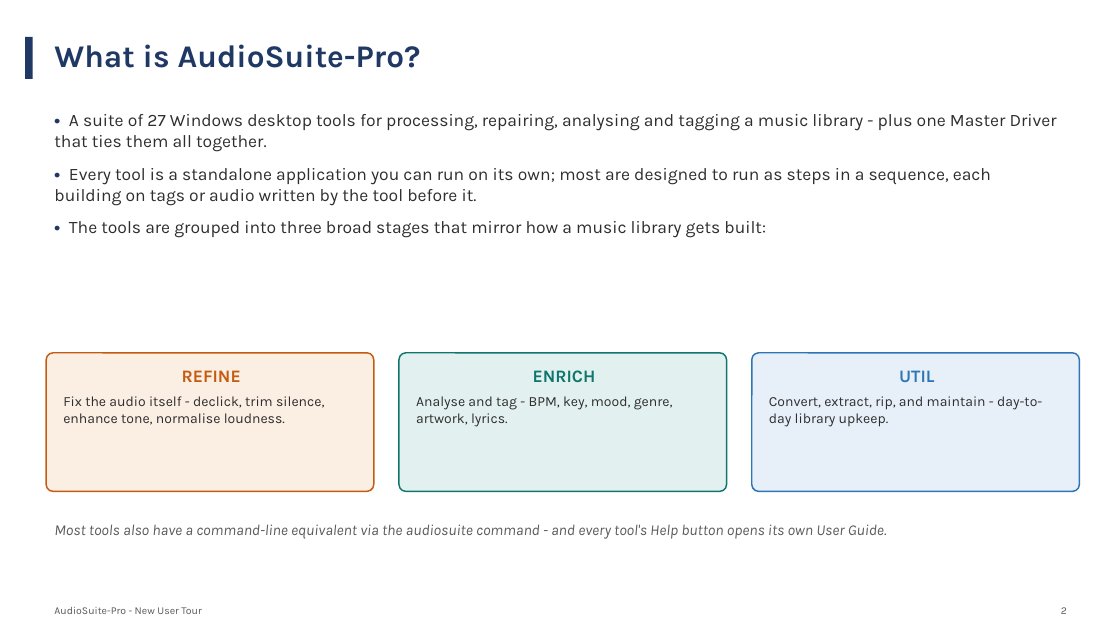
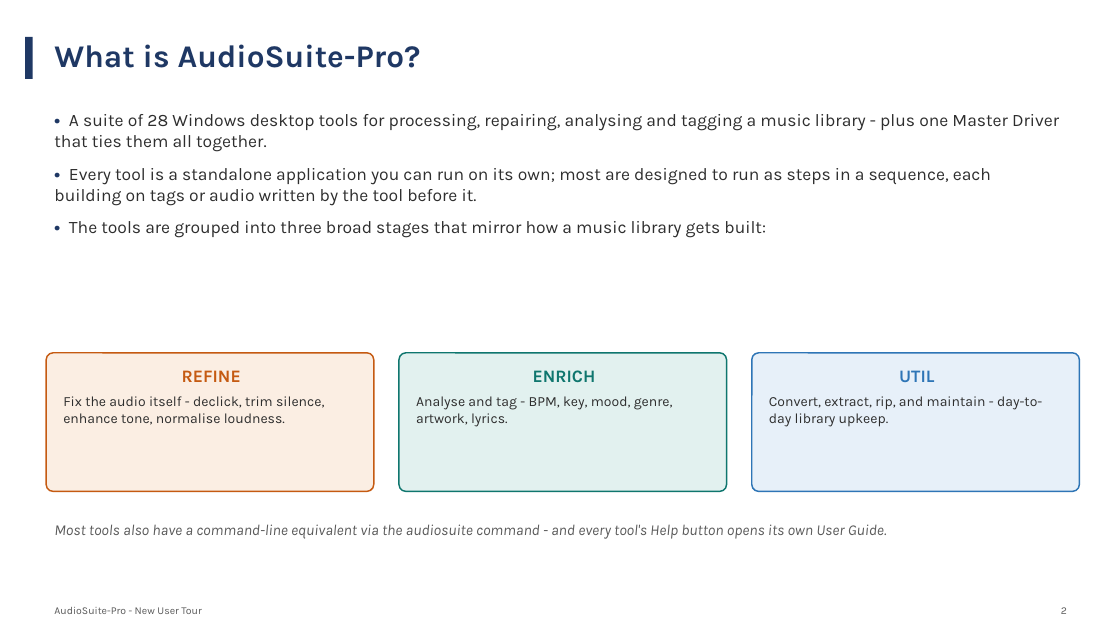
Before and after one commit to wilte01/AudioSuite-Pro, a slide deck: slide 2 of documentation/user_guides/suite_overview/AudioSuite-Pro_New_User_Presentation.pptx. Drawn at 1120x630 pixels with LibreOffice and Linux fonts; fonts in the diff are those of the drawing. Boxes give left, top, right and bottom in pixels: in the first picture for what was removed or moved away, otherwise in the second. Text is boxed around its words. In the diff, an @@ line names an element or a change of style, - is before the commit and + after.

```diff
--- a/documentation/user_guides/suite_overview/AudioSuite-Pro_New_User_Presentation.pptx
+++ b/documentation/user_guides/suite_overview/AudioSuite-Pro_New_User_Presentation.pptx
@@ text at bbox=[54, 114, 1059, 152]: text changed @@
-• A suite of 27 Windows desktop tools for processing, repairing, analysing and tagging a music library - plus one Master Driver that ties them all together.
+• A suite of 28 Windows desktop tools for processing, repairing, analysing and tagging a music library - plus one Master Driver that ties them all together.
```
Also in this commit, not shown: 3 other slides changed, 58 other files.
